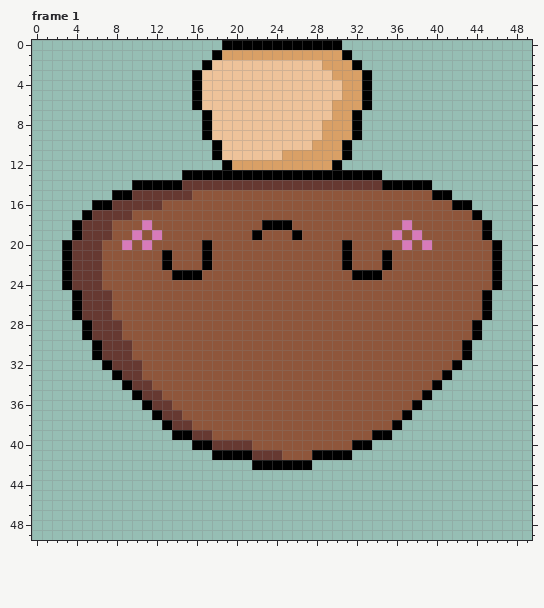
Two versions of one pixel-art file, Aseprite/mushroom/original/mushroom_drag.aseprite. That is the earlier state.
50x50 pixels, 4 frames. Shown: frame 1. The commit also changed other frames, which this record leaves out.
The same view after the edit:
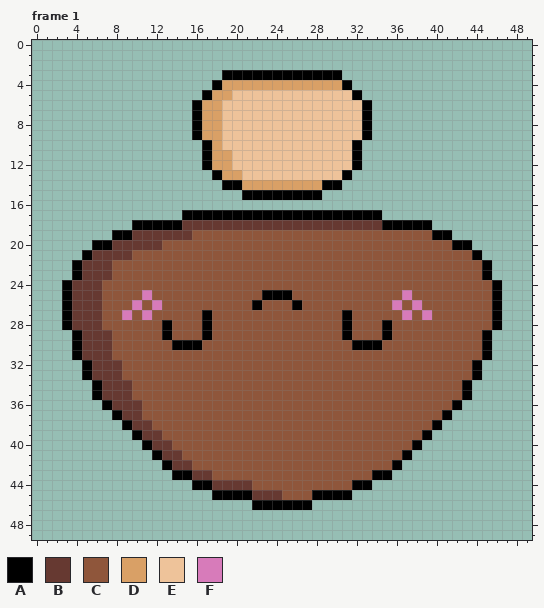
Palette (. is transparent): A #000000  B #663931  C #8f563b  D #d9a066  E #eec39a  F #d77bba
From old to new:
Frame 1, layers "Face", "Head", "Body":
y 0: x 19..30 AAAAAAAAAAAA -> ............
y 1: x 18..31 ADDDDDDDDDDDDA -> ..............
y 2: x 17..32 AEEEEEEEEEEEDDDA -> ................
y 3: x 16..33 AEEEEEEEEEEEEEDDDA -> ...AAAAAAAAAAAA...
y 4: x 16..33 AEEEEEEEEEEEEEEDDA -> ..ADDDDDDDDDDDDA..
y 5: x 16..19 AEEE -> .ADD; x 31..33 DDA -> EA.
y 6: x 17..18 EE -> DD; x 30..32 DDD -> EEE
y 7: x 16..18 .AE -> ADD; x 30..33 DDA. -> EEEA
y 8..9: x 16..18 .AE -> ADD; x 29..33 DDDA. -> EEEEA
y 10: x 17..18 .A -> AD; x 28..32 DDDA. -> EEEEA
y 11: x 17..19 .AE -> ADD; x 25..32 DDDDDDA. -> EEEEEEEA
y 12: x 17..32 ..ADDDDDDDDDDA.. -> ADDEEEEEEEEEEEEA
y 13: x 15..17 AAA -> ...; x 19..30 AAAAAAAAAAAA -> DDEEEEEEEEEE; x 32..34 AAA -> ...
y 14: x 10..39 AAAAABBBBBBBBBBBBBBBBBBBBAAAAA -> .........AADDDDDDDDAA.........
y 15: x 8..41 AABBBBBBCCCCCCCCCCCCCCCCCCCCCCCCAA -> .............AAAAAAAA.............
y 16: x 6..43 AABBBBBCCCCCCCCCCCCCCCCCCCCCCCCCCCCCAA -> ......................................
y 17: x 5..44 ABBBBCCCCCCCCCCCCCCCCCCCCCCCCCCCCCCCCCCA -> ..........AAAAAAAAAAAAAAAAAAAA..........
y 18: x 4..45 ABBBCCCFCCCCCCCCCCCAAACCCCCCCCCCCFCCCCCCCA -> ......AAAAABBBBBBBBBBBBBBBBBBBBAAAAA......
y 19: x 4..15 ABBBCCFCFCCC -> ....AABBBBBB; x 22 A -> C; x 26 A -> C; x 36 F -> C; x 38 F -> C; x 40..45 CCCCCA -> AA....
y 20: x 3..12 ABBBCCFCFC -> ...AABBBBB; x 17 A -> C; x 31 A -> C; x 37 F -> C; x 39 F -> C; x 42..46 CCCCA -> AA...
y 21: x 3..5 ABB -> ..A; x 7..9 CCC -> BBB; x 13 A -> C; x 17 A -> C; x 31 A -> C; x 35 A -> C; x 44..46 CCA -> A..
y 22: x 3..4 AB -> .A; x 7 C -> B; x 13 A -> C; x 17 A -> C; x 31 A -> C; x 35 A -> C; x 45..46 CA -> A.
y 23: x 3..4 AB -> .A; x 7 C -> B; x 14..16 AAA -> CCC; x 32..34 AAA -> CCC; x 45..46 CA -> A.
y 25: x 3..4 .A -> AB; x 7 B -> C; x 11 C -> F; x 23..25 CCC -> AAA; x 37 C -> F; x 45..46 A. -> CA
y 26: x 3..4 .A -> AB; x 7 B -> C; x 10 C -> F; x 12 C -> F; x 22 C -> A; x 26 C -> A; x 36 C -> F; x 38 C -> F; x 45..46 A. -> CA
y 27: x 3..4 .A -> AB; x 7 B -> C; x 9 C -> F; x 11 C -> F; x 17 C -> A; x 31 C -> A; x 37 C -> F; x 39 C -> F; x 45..46 A. -> CA
y 28: x 3..5 ..A -> ABB; x 7..8 BB -> CC; x 13 C -> A; x 17 C -> A; x 31 C -> A; x 35 C -> A; x 44..46 A.. -> CCA
y 29: x 4..5 .A -> AB; x 8 B -> C; x 13 C -> A; x 17 C -> A; x 31 C -> A; x 35 C -> A; x 44..45 A. -> CA
y 30: x 4..6 ..A -> ABB; x 8..9 BB -> CC; x 14..16 CCC -> AAA; x 32..34 CCC -> AAA; x 43..45 A.. -> CCA
y 31: x 4..6 ..A -> ABB; x 8..9 BB -> CC; x 43..45 A.. -> CCA
y 32: x 5..7 ..A -> ABB; x 9..10 BB -> CC; x 42..44 A.. -> CCA
y 33: x 5..10 ...ABB -> ABBBCC; x 41..44 A... -> CCCA
y 34: x 6..11 ...ABB -> ABBBCC; x 40..43 A... -> CCCA
y 35: x 6..12 ....ABB -> ABBBCCC; x 39..43 A.... -> CCCCA
y 36: x 7..13 ....ABB -> ABBBCCC; x 38..42 A.... -> CCCCA
y 37: x 8..14 ....ABB -> ABBCCCC; x 37..41 A.... -> CCCCA
y 38: x 9..15 ....ABB -> ABBCCCC; x 36..40 A.... -> CCCCA
y 39: x 10..17 ....AABB -> ABBCCCCC; x 34..39 AA.... -> CCCCCA
y 40: x 11..21 .....AABBBB -> ABBCCCCCCCC; x 32..38 AA..... -> CCCCCCA
y 41: x 12..24 ......AAAABBB -> ABBCCCCCCCCCC; x 28..37 AAAA...... -> CCCCCCCCCA
y 42: x 13..36 .........AAAAAA......... -> ABBCCCCCCCCCCCCCCCCCCCCA
y 43: x 14..35 ...................... -> AABBCCCCCCCCCCCCCCCCAA
y 44: x 16..33 .................. -> AABBBBCCCCCCCCCCAA
y 45: x 18..31 .............. -> AAAABBBCCCAAAA
y 46: x 22..27 ...... -> AAAAAA
Pixel boxes of the changes (left, top, right, bottom) in both pictures:
changed: (62, 40, 502, 510)
